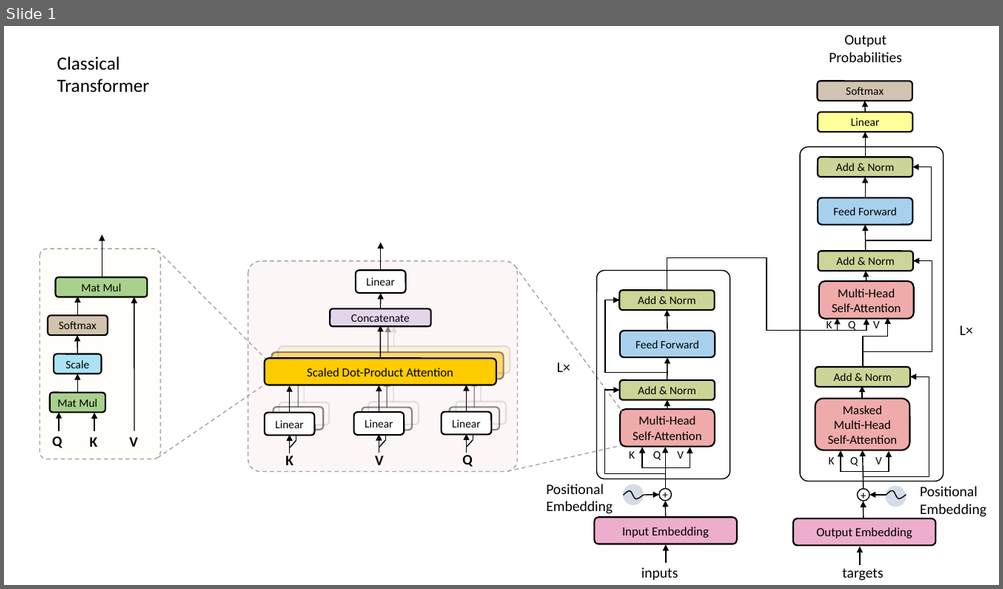
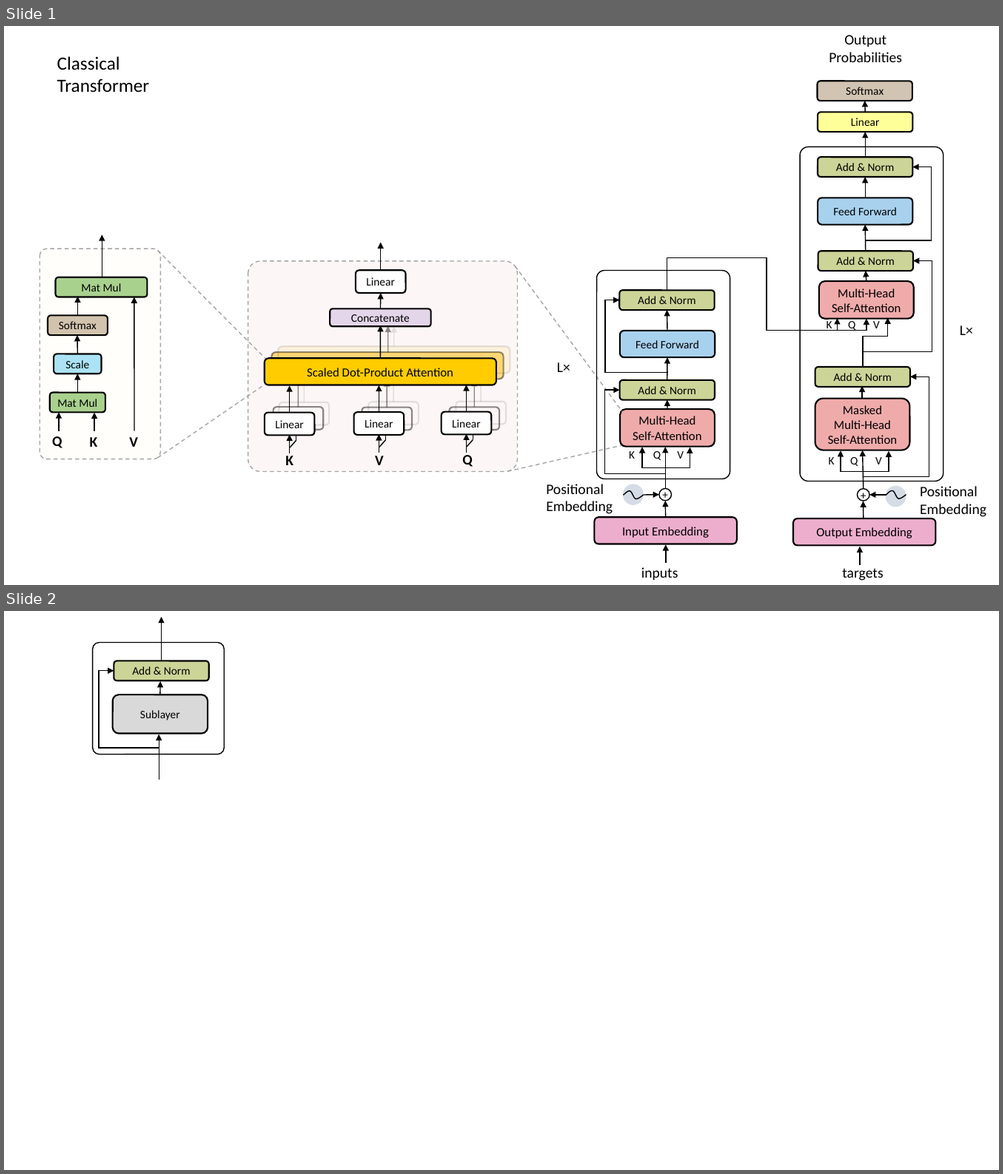
Before and after one commit to KarelZe/thesis, a slide deck: reports/Graphs/diagrams.pptx. Shown one above the other, each under a label of ours: slide 1 before the commit, slides 1 and 2 after it. The pictures are 1003x589 and 1003x1174 pixels, drawn with LibreOffice and Linux fonts; fonts in the diff are those of the drawing. Boxes give left, top, right and bottom in pixels: in the first picture for what was removed or moved away, otherwise in the second. Text is boxed around its words. In the diff, an @@ line names an element or a change of style, - is before the commit and + after.

```diff
--- a/reports/Graphs/diagrams.pptx
+++ b/reports/Graphs/diagrams.pptx
@@ slide 2 added at (x1=4, y1=611, x2=999, y2=1170), background #FFFFFF @@
@@ arrow added from (162, 661) to (162, 617), #000000 1 pt @@
@@ rounded rectangle added at (x1=93, y1=642, x2=224, y2=755), outline #000000 1 pt @@
@@ elbow arrow added from (159, 780) to (114, 671), #000000 1 pt @@
@@ rounded rectangle added at (x1=114, y1=661, x2=208, y2=681), fill #CCD497, outline #000000 1.5 pt, 11 pt, text #000000 @@
+Add & Norm
@@ rounded rectangle added at (x1=113, y1=695, x2=208, y2=733), fill #D9D9D9, outline #000000 1.5 pt, 11 pt, text #000000 @@
+Sublayer
@@ arrow added from (160, 695) to (161, 681), #000000 1 pt @@
@@ arrow added from (159, 748) to (159, 734), #000000 1 pt @@
```
Also in this commit, not shown: 2 slides changed, 47 other files.
